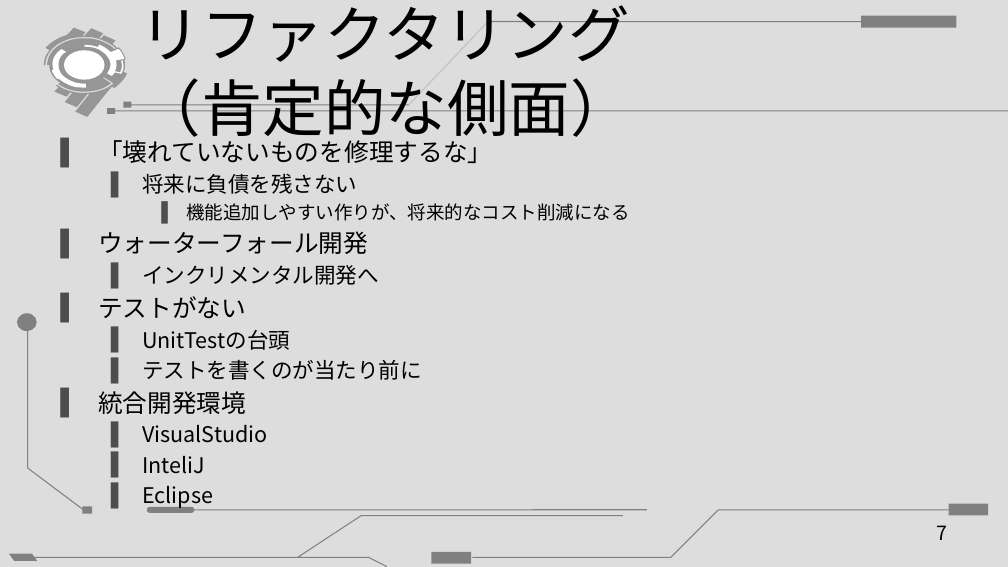
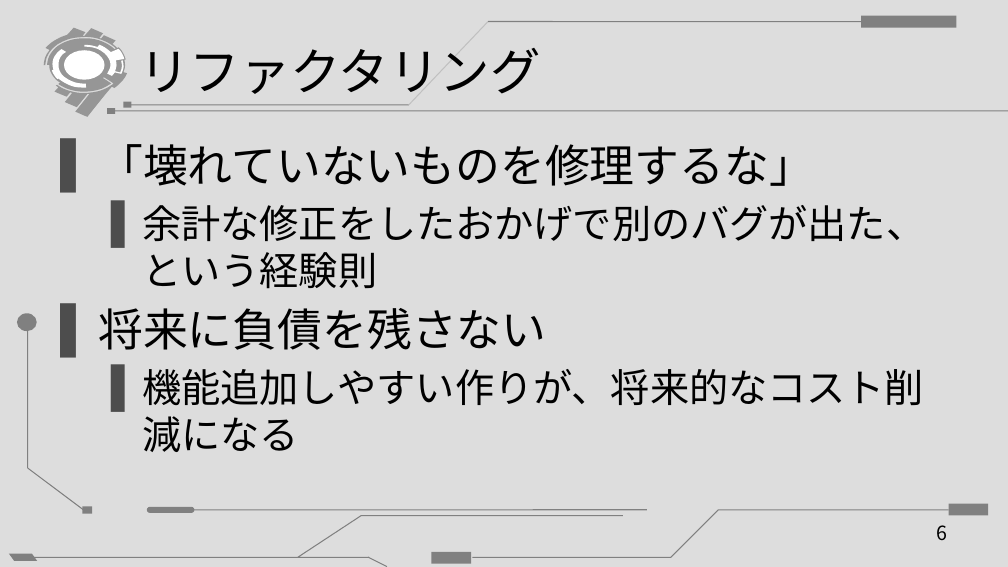
Before and after one commit to oreshio/presentation, a slide deck: slide 6 of 20150427_tefdo_MikadoMethod/201504xx_MikadoMethod.pptx (slide 7 before the commit). Drawn at 1008x567 pixels with LibreOffice and Linux fonts; fonts in the diff are those of the drawing. Boxes give left, top, right and bottom in pixels: in the first picture for what was removed or moved away, otherwise in the second. Text is boxed around its words. In the diff, an @@ line names an element or a change of style, - is before the commit and + after.

```diff
--- a/20150427_tefdo_MikadoMethod/201504xx_MikadoMethod.pptx
+++ b/20150427_tefdo_MikadoMethod/201504xx_MikadoMethod.pptx
@@ title at <box>139,48,540,94</box>: text changed; size 44 to 36 pt @@
-リファクタリング
-（肯定的な側面）
+リファクタリング
@@ text at <box>98,144,924,452</box>: size 17.6 to 32 pt in "「壊れていないものを修理するな」"; size 15.4 to 32 pt in "将来に負債を残さない"; size 13.2 to 28 pt in "機能追加しやすい作りが、将来的なコスト削減になる"; more space between paragraphs; list level 2 to 1 in "将来に負債を残さない"; list level 3 to 2 in "機能追加しやすい作りが、将来的なコスト削減になる" @@
@@ text at <box>142,205,925,289</box>: paragraph added @@
+  ▌ 余計な修正をしたおかげで別のバグが出た、という経験則
@@ text at <box>98,231,422,508</box>: paragraphs removed @@
-▌ ウォーターフォール開発
-  ▌ インクリメンタル開発へ
-▌ テストがない
-  ▌ UnitTestの台頭
-  ▌ テストを書くのが当たり前に
-▌ 統合開発環境
-  ▌ VisualStudio
-  ▌ InteliJ
-  ▌ Eclipse
@@ page number at <box>937,525,948,540</box>: text changed @@
-7
+6
```
Also in this commit, not shown: 9 other slides changed, 7 slides added.
